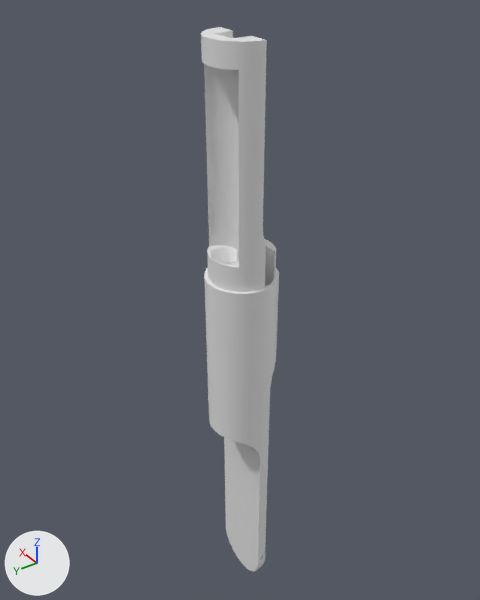
Renders of the Blender file design/model_28mm.blend from each side of a commit.
The view is the same before and after, from a 50 mm lens placed at (-17.7, 12.3, 24.9), pointed at (1.2, -0.7, 10.5). The lights are fixed; the arrows at lower left show +X, +Y and +Z.

The older version as bpy lines, for what is in view:
```python
me_cylinder_012 = bpy.data.meshes.new('Cylinder.012')
me_cylinder_012.from_pydata(...)  # 1042 vertices, 354 faces; spans x -1.0..1.0, y -1.0..1.0, z -3.1..15.0
me_cylinder_012.polygons.foreach_set('use_smooth', [True] * 354)
ob_body_28mm = bpy.data.objects.new('body_28mm', me_cylinder_012)
ob_body_28mm.location = (0.0, 0.0, 0.0)
ob_body_28mm.scale = (1.4, 1.4, 1.4)
```
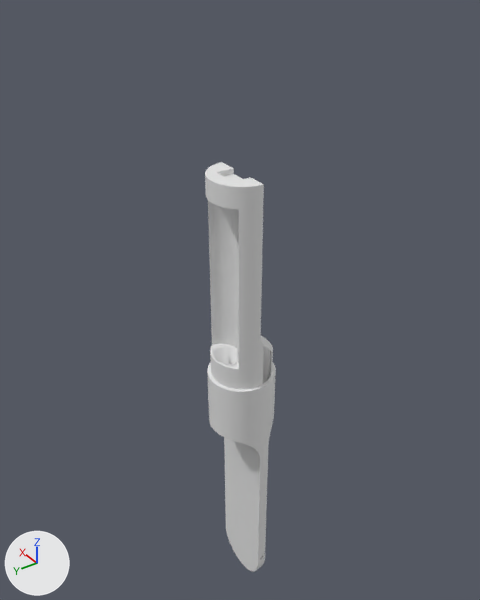
Changed parts and their boxes [x1, y1, x2, y2] in the pictures (480 x 600 px; the box of a moved part takes in the faces that stretch with it):
'body_28mm', reshaped (9% narrower, 25% shorter)
    before: [201, 27, 279, 572]
    after: [205, 162, 276, 572]
part 1 of me_cylinder_012, moved or reshaped
    before: [204, 268, 267, 294]
    after: [207, 362, 264, 392]
part 2 of me_cylinder_012, moved or reshaped
    before: [265, 280, 277, 289]
    after: [263, 376, 273, 386]
part 3 of me_cylinder_012, moved or reshaped
    before: [201, 35, 267, 292]
    after: [205, 175, 264, 389]
part 4 of me_cylinder_012, moved or reshaped
    before: [274, 268, 279, 281]
    after: [271, 363, 276, 378]
part 5 of me_cylinder_012, moved or reshaped
    before: [274, 251, 276, 279]
    after: [271, 352, 273, 375]
part 6 of me_cylinder_012, moved or reshaped
    before: [201, 27, 265, 42]
    after: [205, 162, 263, 187]
part 7 of me_cylinder_012, moved or reshaped
    before: [215, 31, 233, 38]
    after: [217, 168, 234, 176]
part 8 of me_cylinder_012, moved or reshaped (not visible before)
    after: [224, 174, 242, 182]
part 9 of me_cylinder_012, added
    after: [261, 336, 273, 383]
part 10 of me_cylinder_012, deleted
    before: [264, 239, 276, 251]
part 11 of me_cylinder_012, moved or reshaped
    before: [204, 64, 279, 502]
    after: [207, 201, 276, 502]

The change in detail:
me_cylinder_012 is used by ob_body_28mm; location (0.0, 0.0, 0.0); scale (1.4, 1.4, 1.4).
me_cylinder_012 had 1042 vertices, 354 faces and spanned x -1.0..1.0, y -1.0..1.0, z -3.1..15.0.
me_cylinder_012 now has 1065 vertices, 363 faces and spans x -1.0..1.0, y -1.0..1.0, z -3.1..11.8.
me_cylinder_012 part 1: the loose piece of 38 vertices spanning x -1.0..1.0, y -0.1..1.0, z 8.9 is moved by (0.0, 0.0, -3.2).
me_cylinder_012 part 2: the loose piece of 7 vertices spanning x -1.0..-0.7, y -0.5..-0.1, z 8.9 is moved by (0.0, 0.0, -3.2).
me_cylinder_012 part 3: the loose piece of 68 vertices spanning x -0.9..0.9, y -0.1..0.9, z 8.9..15.0 is moved by (0.0, 0.0, -3.2).
me_cylinder_012 part 4: the loose piece of 26 vertices spanning x -0.8..0.8, y -1.0..-0.5, z 8.9 is moved by (0.0, 0.0, -3.2).
me_cylinder_012 part 5: the loose piece of 27 vertices spanning x -0.7..0.7, y -0.9..-0.5, z 8.9..9.8 is moved by (0.0, 0.0, -3.2).
me_cylinder_012 part 6: the loose piece of 22 vertices spanning x -0.9..0.9, y 0.0..0.9, z 15.0 is moved by (0.0, 0.0, -3.2).
me_cylinder_012 part 7: the loose piece of 4 vertices spanning x 0.4, y 0.0..0.5, z 14.9..15.0 is moved by (0.0, 0.0, -3.2).
me_cylinder_012 part 8: the loose piece of 4 vertices spanning x -0.4..0.4, y 0.0..0.5, z 14.9 is moved by (0.0, 0.0, -3.2).
me_cylinder_012 part 9: a new loose piece of 54 vertices spanning x -0.8..0.8, y -0.9..-0.5, z 4.3..6.5.
me_cylinder_012 part 10: the loose piece of 20 vertices spanning x -0.7..0.7, y -0.9..-0.5, z 9.7..9.8 is deleted.
Part 11, on me_cylinder_012:
26 vertices are removed from x -0.8..0.8, y -1.0..0.9, z 6.4..9.8.
13 faces are deleted.
152 vertices in x -1.0..1.0, y -1.0..1.0, z 8.9..15.0 move by (0.0, 0.0, -3.2).
38 vertices in x -0.9..0.9, y -0.9..-0.1, z 5.4..6.4 move by (0.0, 0.0, -2.1).
22 vertices in x -0.8..0.8, y -1.0..-0.5, z 6.0..6.4 move by (0.0, 0.0, -2.2).
4 vertices in x -0.9..0.9, y -0.1..0.0, z 10.3..14.9 move by (0.0, 0.0, -3.3).
10 vertices are added at x -0.7..0.7, y -1.0..0.9, z -2.1..6.4.
5 new vertices lie (-0.7, 0.0, -0.8) away from vertices in x 0.7, y -0.3..-0.1, z -2.1.
12 new faces join them.
